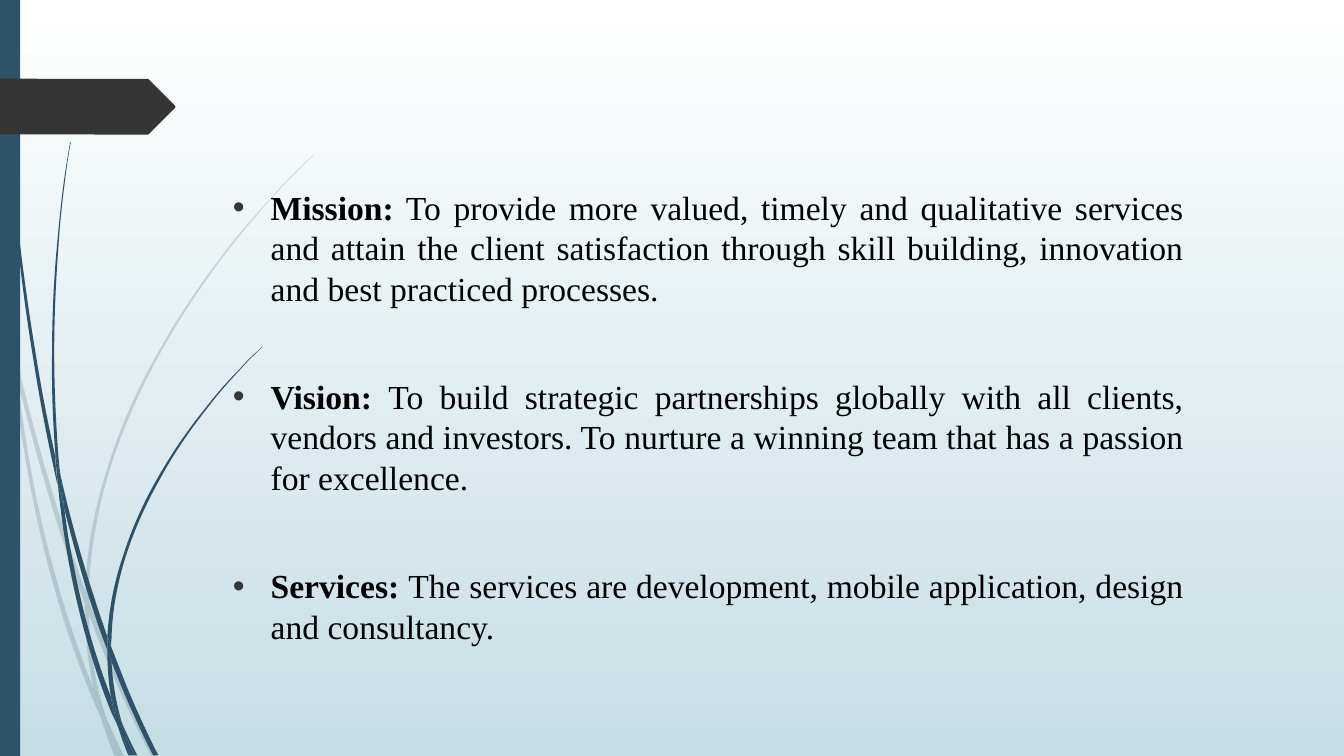
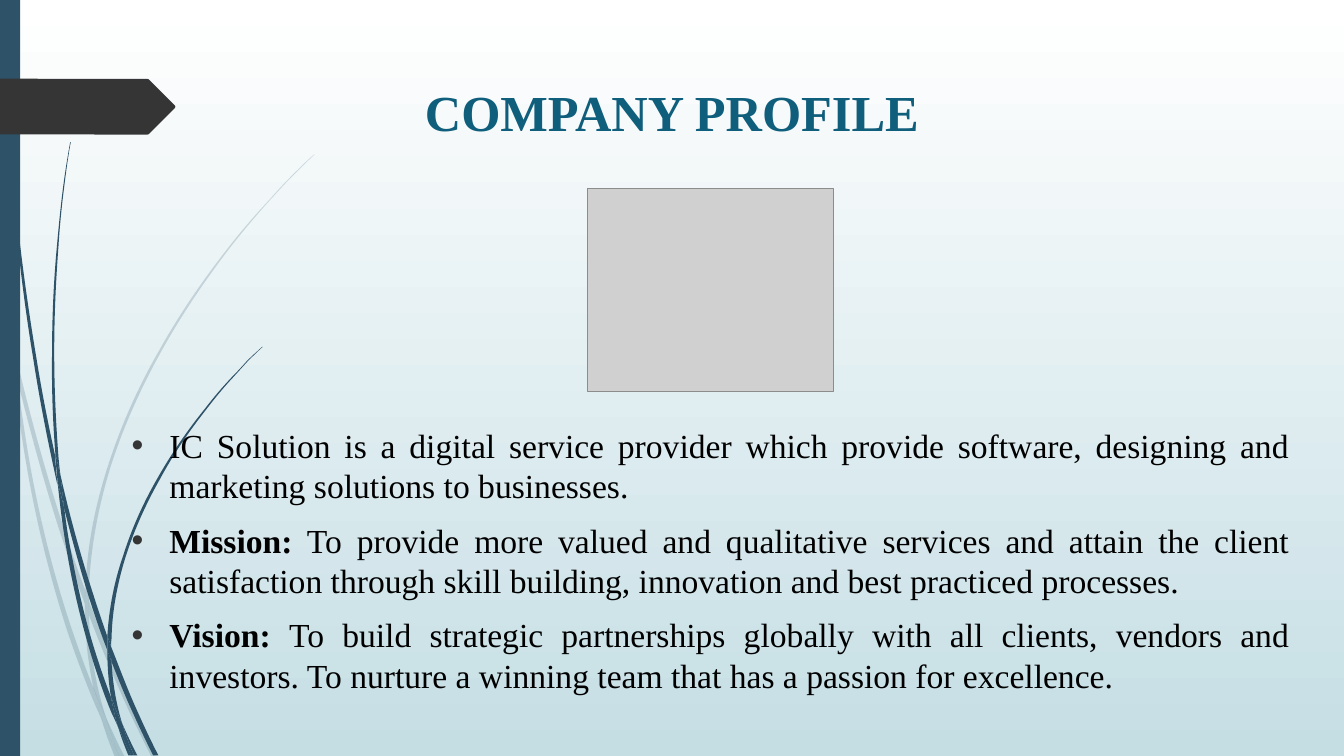
Before and after one commit to Harshith5S/VDP_Solutions, a slide deck: slide 4 of presentation.pptx. Drawn at 1344x756 pixels with LibreOffice and Linux fonts; fonts in the diff are those of the drawing; grey boxes stand for pictures. Boxes give left, top, right and bottom in pixels: in the first picture for what was removed or moved away, otherwise in the second. Text is boxed around its words. In the diff, an @@ line names an element or a change of style, - is before the commit and + after.

```diff
--- a/presentation.pptx
+++ b/presentation.pptx
@@ title added at (425, 97, 919, 132), 36 pt, text #0F5E7C, bold @@
+COMPANY PROFILE
@@ picture added at (588, 189, 834, 392) @@
@@ text "IC Solution is a digital ...": place and size @@
-text "IC Solution is a digital ..." at (271, 196, 1184, 645)
+text "IC Solution is a digital ..." at (169, 432, 1289, 694)
@@ text at (169, 432, 1289, 600): text changed @@
-• Mission: To provide more valued, timely and qualitative services and attain the client satisfaction through skill building, innovation and best practiced processes.
+• IC Solution is a digital service provider which provide software, designing and marketing solutions to businesses.
+• Mission: To provide more valued and qualitative services and attain the client satisfaction through skill building, innovation and best practiced processes.
@@ text at (271, 574, 1183, 645): paragraph removed @@
-• Services: The services are development, mobile application, design and consultancy.
```
Also in this commit, not shown: 6 other slides changed, 8 slides added, 6 slides removed.
